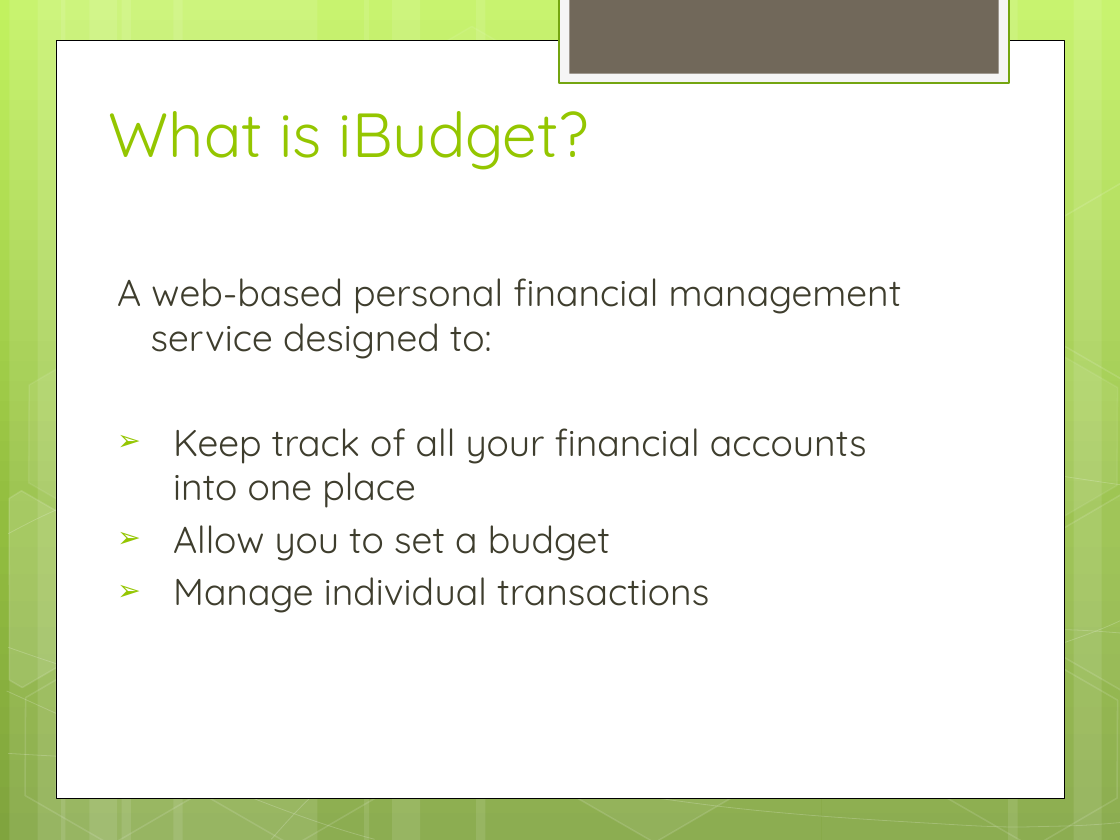
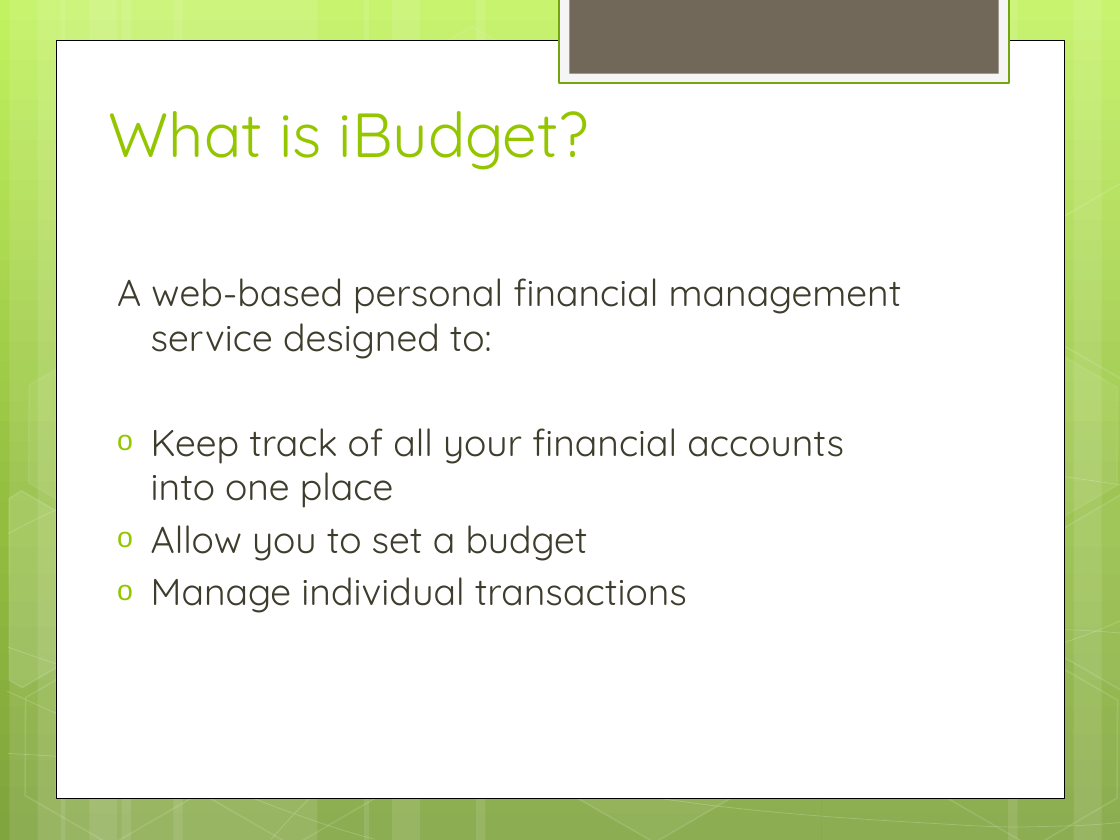
Before and after one commit to hiyenwong/cs679-b1-class-project, a slide deck: slide 2 of deliverables/final/Final Presentation.pptx. Drawn at 1120x840 pixels with LibreOffice and Linux fonts; fonts in the diff are those of the drawing. Boxes give left, top, right and bottom in pixels: in the first picture for what was removed or moved away, otherwise in the second. Text is boxed around its words. In the diff, an @@ line names an element or a change of style, - is before the commit and + after.

```diff
--- a/deliverables/final/Final Presentation.pptx
+++ b/deliverables/final/Final Presentation.pptx
@@ text at (151,428,844,613): bullet ➢ to o @@
```
Also in this commit, not shown: 13 other slides changed, 6 slides added, 2 slides removed.
